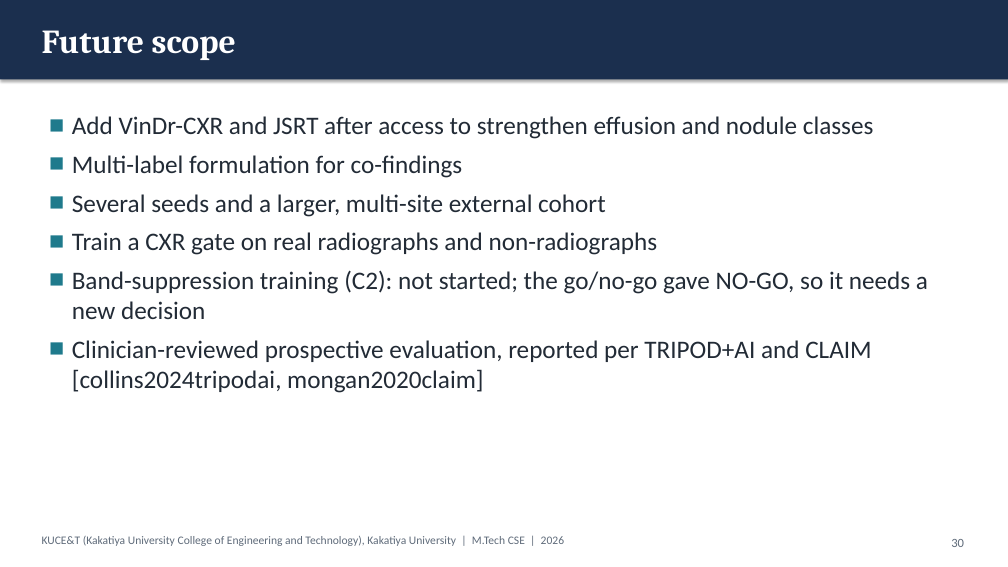
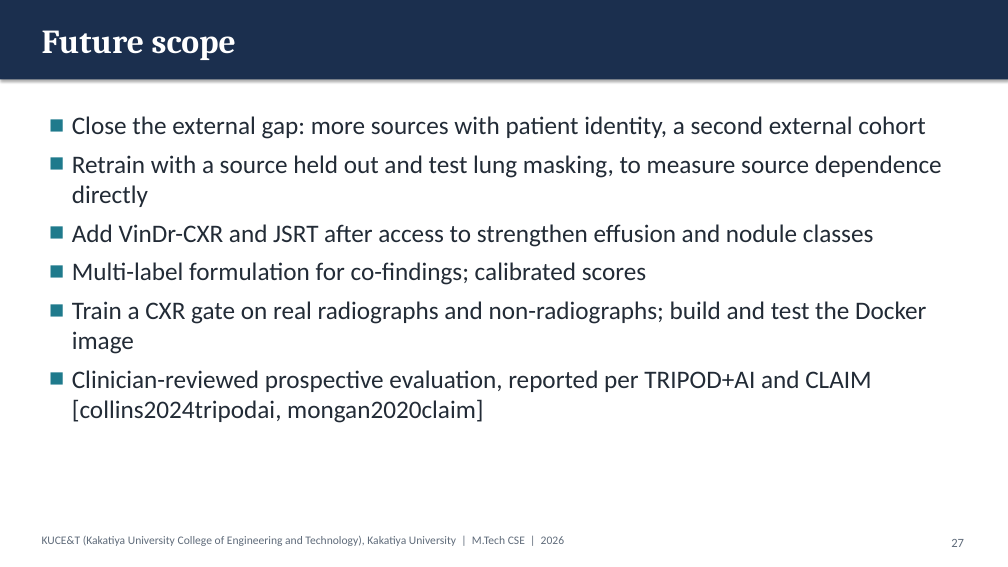
Before and after one commit to KSathwik/Lung_Disease_Detector, a slide deck: slide 27 of docs/presentation/LungAI_MTech_Presentation.pptx (slide 30 before the commit). Drawn at 1008x567 pixels with LibreOffice and Linux fonts; fonts in the diff are those of the drawing. Boxes give left, top, right and bottom in pixels: in the first picture for what was removed or moved away, otherwise in the second. Text is boxed around its words. In the diff, an @@ line names an element or a change of style, - is before the commit and + after.

```diff
--- a/docs/presentation/LungAI_MTech_Presentation.pptx
+++ b/docs/presentation/LungAI_MTech_Presentation.pptx
@@ text at <box>72,116,942,207</box>: paragraphs added @@
+■ Close the external gap: more sources with patient identity, a second external cohort
+■ Retrain with a source held out and test lung masking, to measure source dependence directly
@@ text at <box>72,262,926,354</box>: text changed @@
-■ Multi-label formulation for co-findings
-■ Several seeds and a larger, multi-site external cohort
-■ Train a CXR gate on real radiographs and non-radiographs
-■ Band-suppression training (C2): not started; the go/no-go gave NO-GO, so it needs a new decision
+■ Multi-label formulation for co-findings; calibrated scores
+■ Train a CXR gate on real radiographs and non-radiographs; build and test the Docker image
@@ page number at <box>951,539,964,547</box>: text changed @@
-30
+27
```
Also in this commit, not shown: 12 other slides changed, 20 other files.
